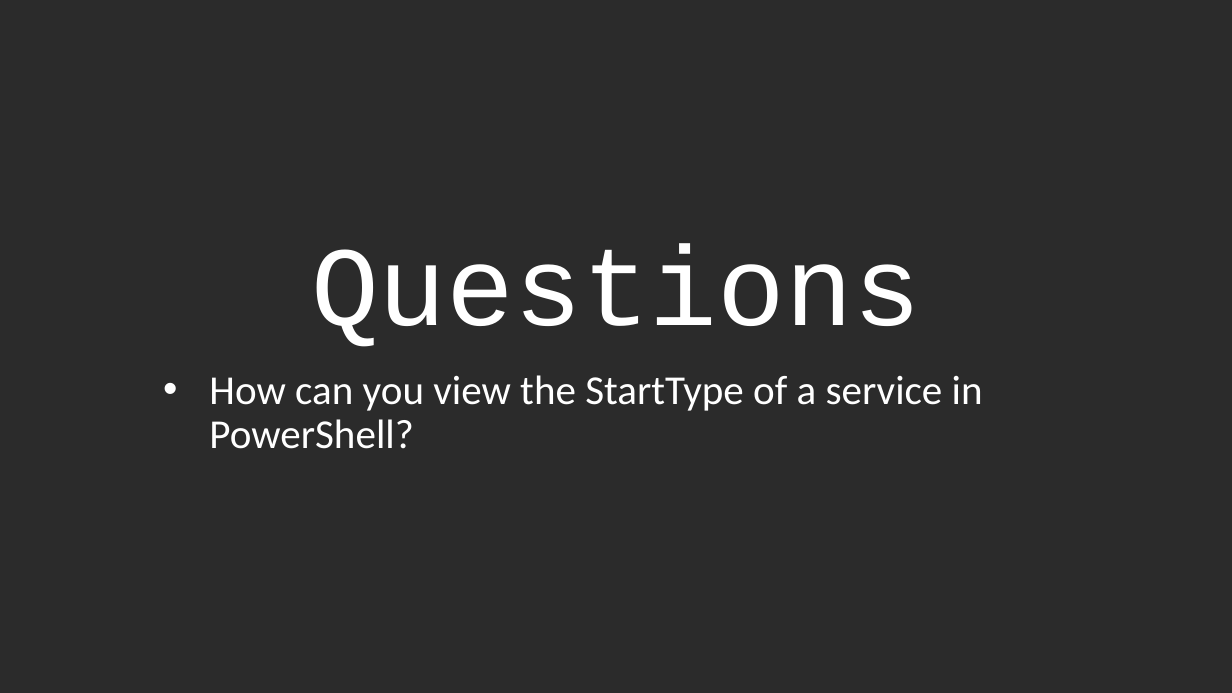
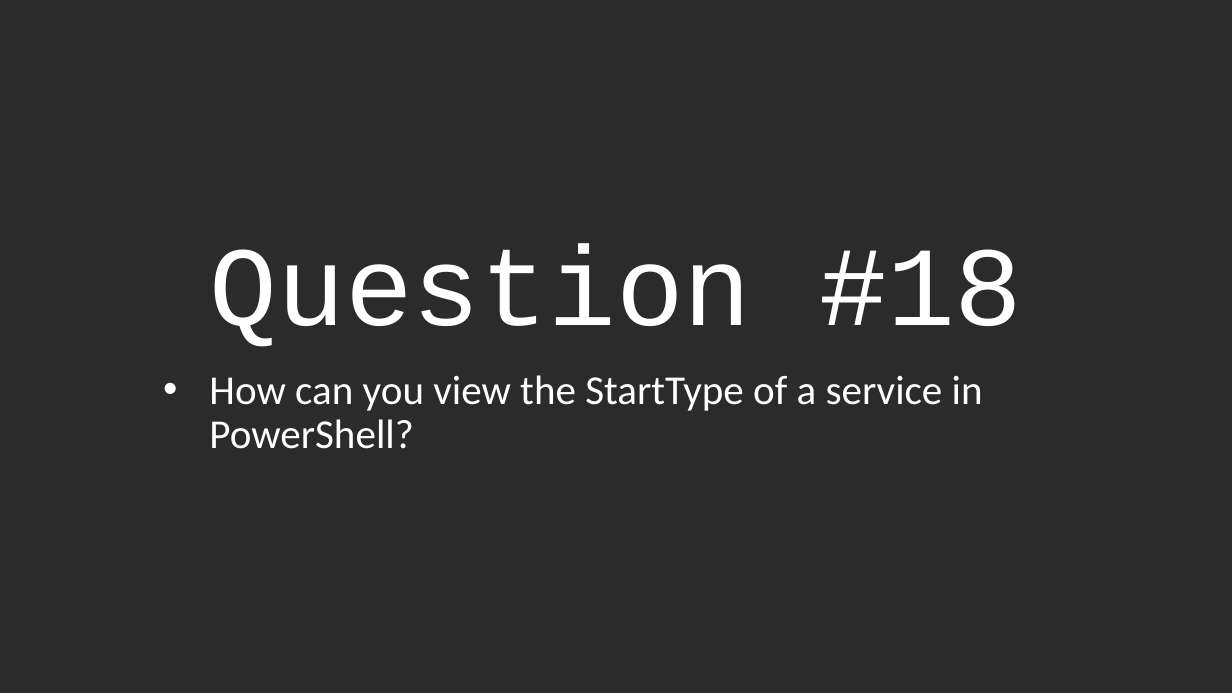
Before and after one commit to jaapbrasser/Events, a slide deck: slide 23 of DuPSuG_PowerShell_Saturday_2016_05_21/PowerQuiz/PowerQuiz.pptx. Drawn at 1232x693 pixels with LibreOffice and Linux fonts; fonts in the diff are those of the drawing; background and template pictures are left out; a plain dark background stands for a picture behind light text. Boxes give left, top, right and bottom in pixels: in the first picture for what was removed or moved away, otherwise in the second. Text is boxed around its words. In the diff, an @@ line names an element or a change of style, - is before the commit and + after.

```diff
--- a/DuPSuG_PowerShell_Saturday_2016_05_21/PowerQuiz/PowerQuiz.pptx
+++ b/DuPSuG_PowerShell_Saturday_2016_05_21/PowerQuiz/PowerQuiz.pptx
@@ title at box(210, 244, 1022, 347): text changed @@
-Questions
+Question #18
```
Also in this commit, not shown: 21 other slides changed, 1 other file.
